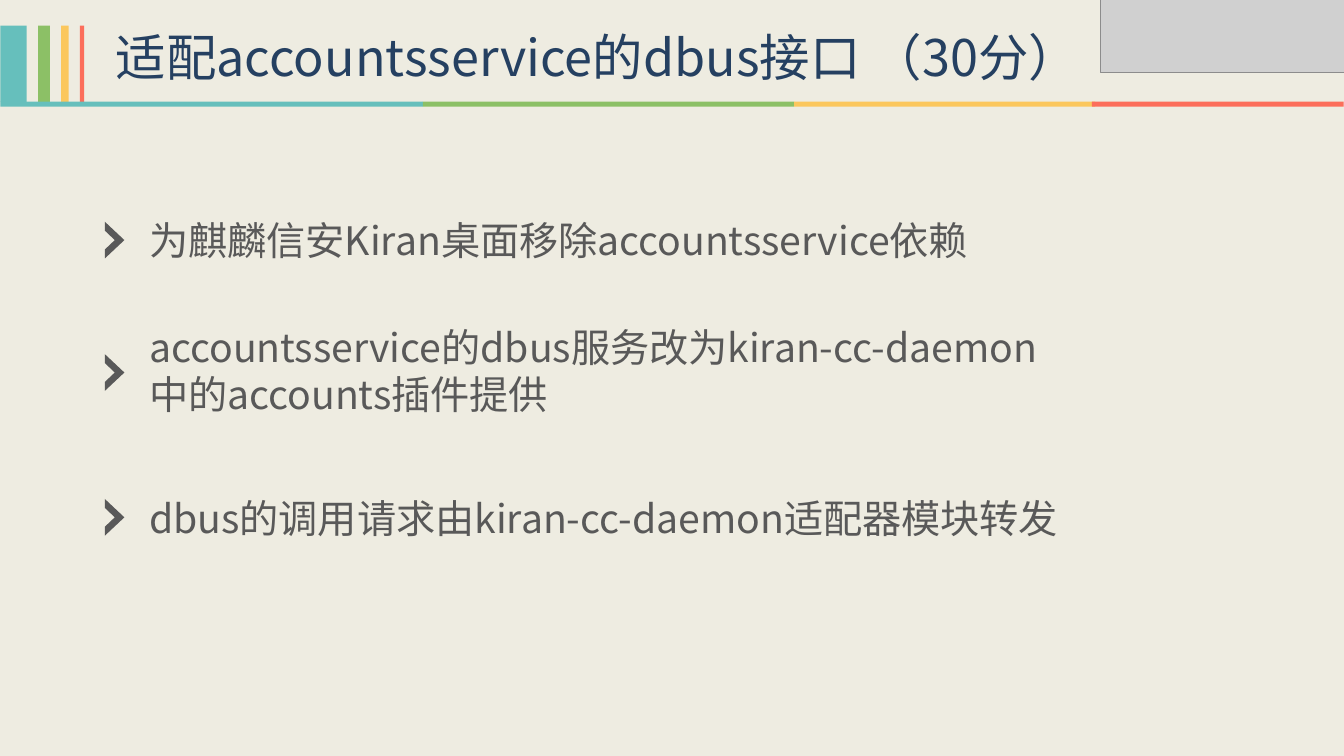
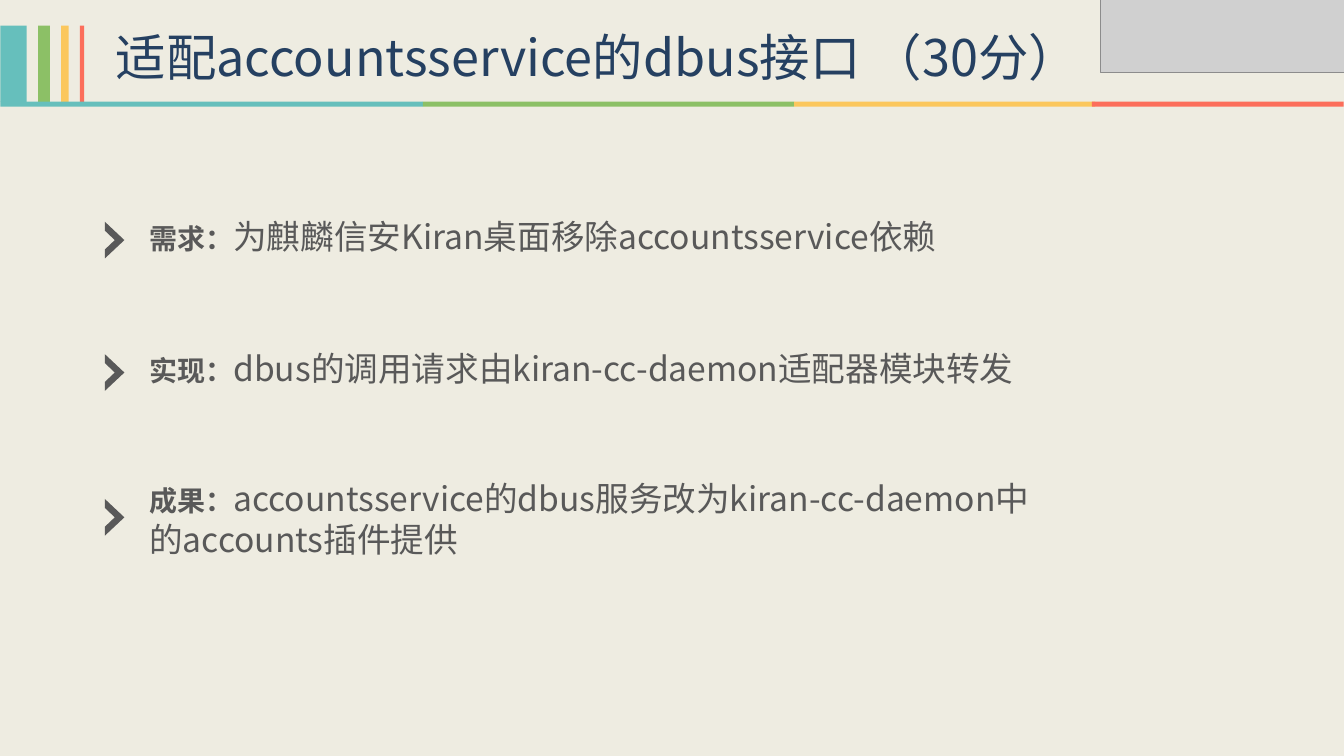
Before and after one commit to HollowMan6/My-openEuler-Open-Source-Internship, a slide deck: slide 5 of openEuler开源实习.pptx. Drawn at 1344x756 pixels with LibreOffice and Linux fonts; fonts in the diff are those of the drawing; grey boxes stand for pictures. Boxes give left, top, right and bottom in pixels: in the first picture for what was removed or moved away, otherwise in the second. Text is boxed around its words. In the diff, an @@ line names an element or a change of style, - is before the commit and + after.

```diff
--- a/openEuler开源实习.pptx
+++ b/openEuler开源实习.pptx
@@ text at [149,220,936,252]: text changed; size 28 to 24 pt @@
-为麒麟信安Kiran桌面移除accountsservice依赖
+需求：为麒麟信安Kiran桌面移除accountsservice依赖
@@ text at [149,353,1013,384]: text changed; size 28 to 24 pt @@
-accountsservice的dbus服务改为kiran-cc-daemon
-中的accounts插件提供
+实现：dbus的调用请求由kiran-cc-daemon适配器模块转发
@@ text at [149,483,1029,514]: text changed; size 28 to 24 pt @@
-dbus的调用请求由kiran-cc-daemon适配器模块转发
+成果：accountsservice的dbus服务改为kiran-cc-daemon中的accounts插件提供
```
Also in this commit, not shown: 6 other slides changed, 1 other file.
